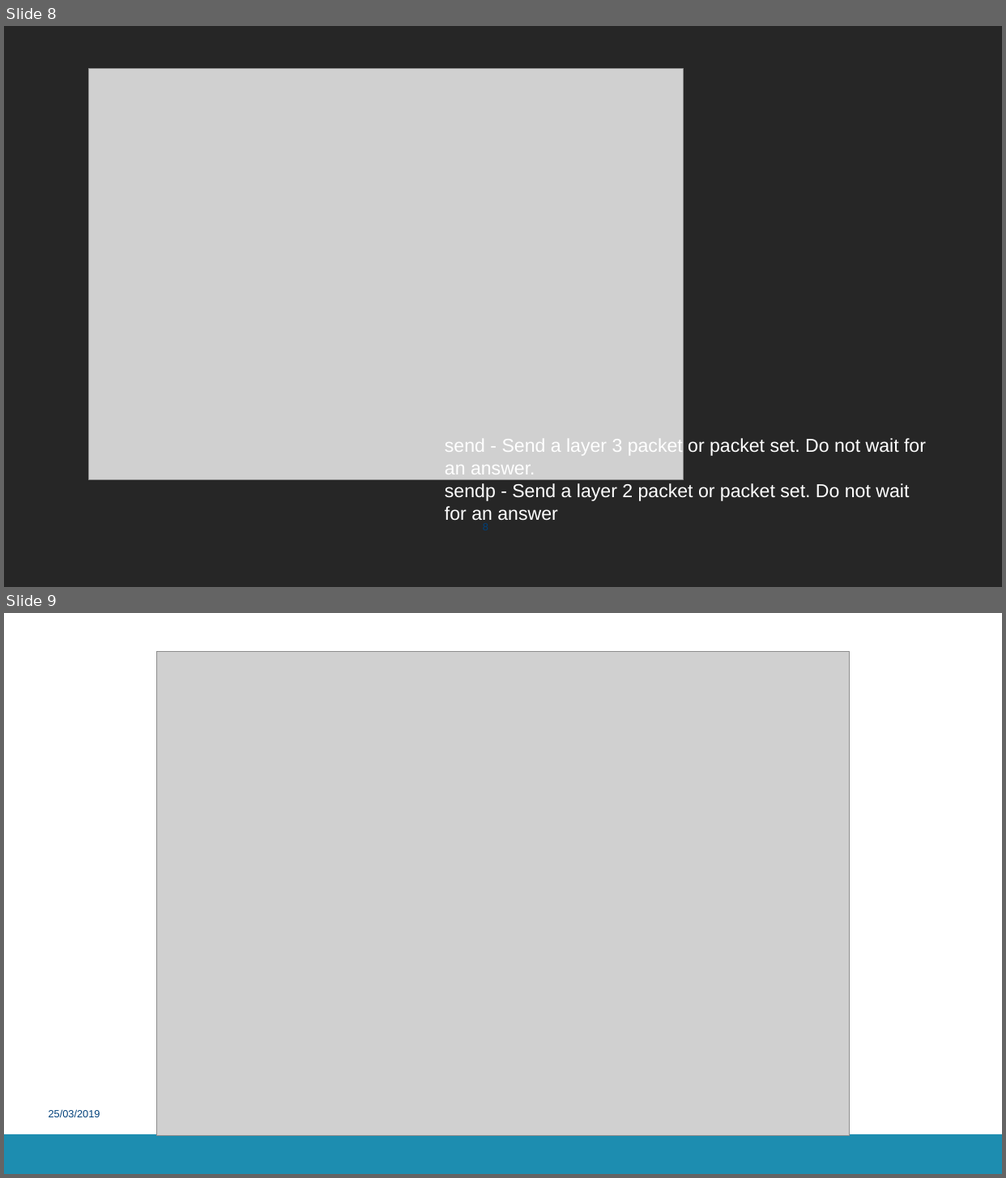
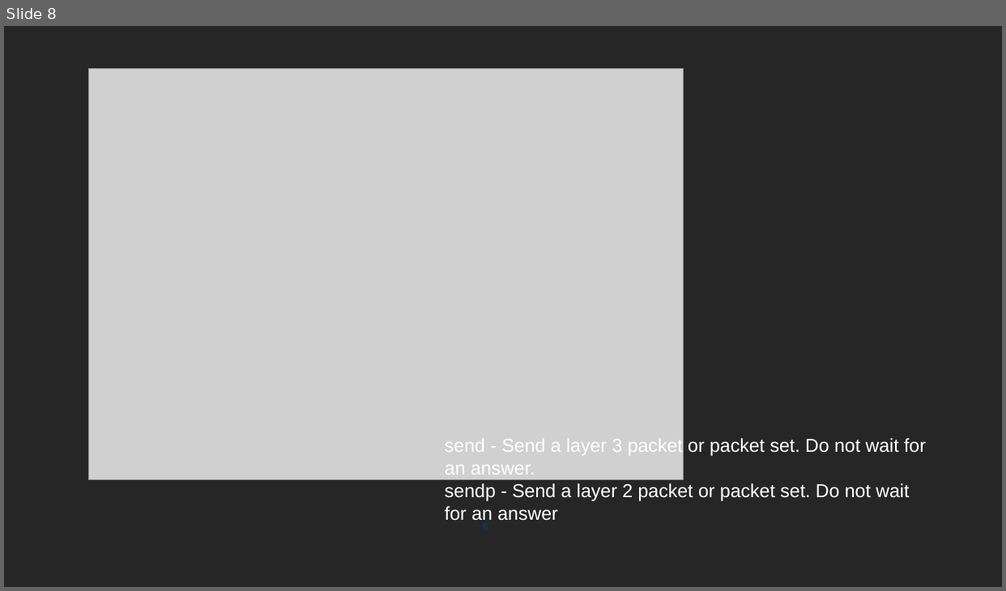
Before and after one commit to GillesC/Network-Capturing-and-Manipulation----Introduction-to-Wireshark-and-Scapy, a slide deck: presentation/slides.pptx. Shown one above the other, each under a label of ours: slides 8 and 9 before the commit, slide 8 after it. The pictures are 1006x1178 and 1006x591 pixels, drawn with LibreOffice and Linux fonts; fonts in the diff are those of the drawing; grey boxes stand for pictures; background and template pictures are left out. Boxes give left, top, right and bottom in pixels: in the first picture for what was removed or moved away, otherwise in the second. Text is boxed around its words. In the diff, an @@ line names an element or a change of style, - is before the commit and + after.

```diff
--- a/presentation/slides.pptx
+++ b/presentation/slides.pptx
@@ slide 9 removed at (x1=4, y1=613, x2=1002, y2=1174), background #FFFFFF @@
@@ picture removed at (x1=157, y1=652, x2=849, y2=1136) @@
@@ text removed at (x1=49, y1=1110, x2=100, y2=1118) @@
-25/03/2019
@@ rectangle removed at (x1=4, y1=1135, x2=1002, y2=1174) @@
```
Also in this commit, not shown: 3 slides changed, 5 slides added.
